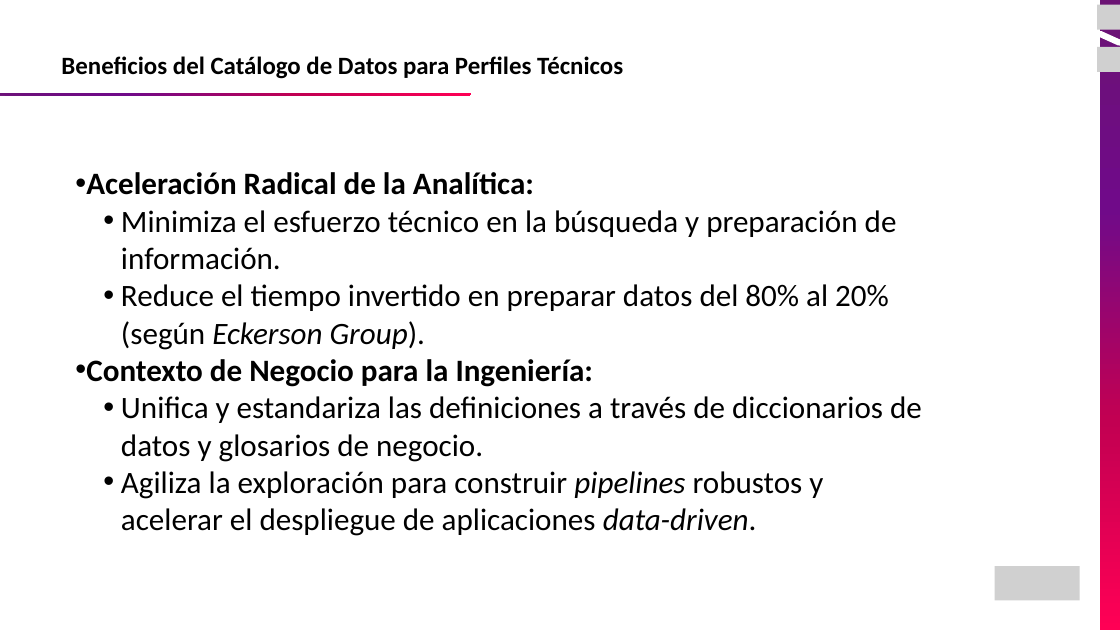
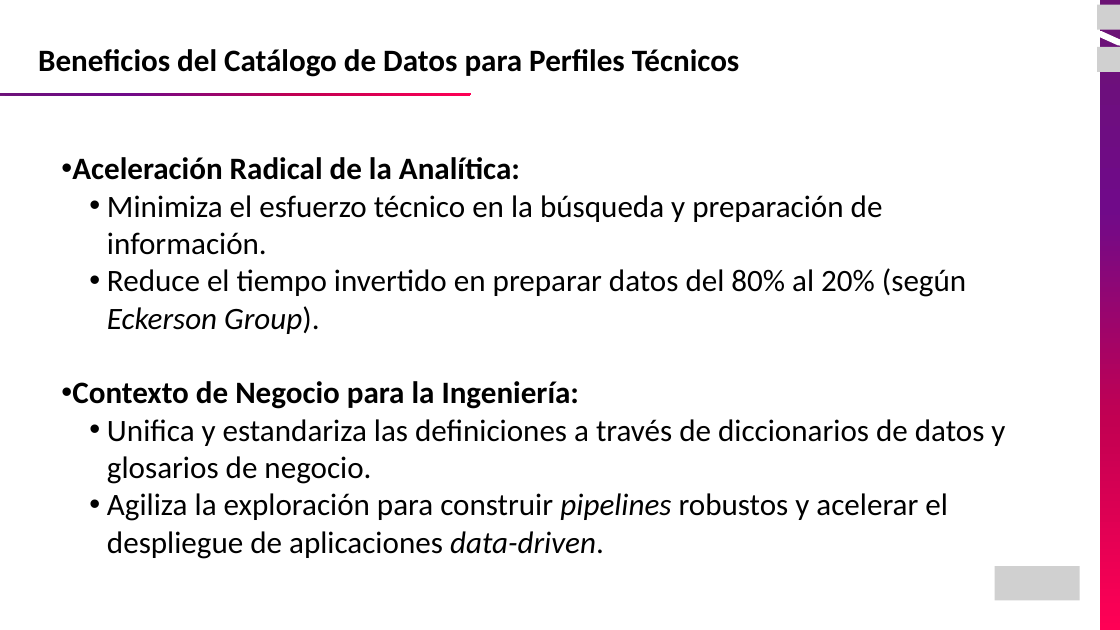
Before and after one commit to JEstebanMejiaV/curso-ingenieria-de-datos, a slide deck: slide 17 of modulo-06_Gobierno y Calidad de Datos/01_Introduccion Gobierno de Datos.pptx (slide 20 before the commit). Drawn at 1120x630 pixels with LibreOffice and Linux fonts; fonts in the diff are those of the drawing; grey boxes stand for pictures. Boxes give left, top, right and bottom in pixels: in the first picture for what was removed or moved away, otherwise in the second. Text is boxed around its words. In the diff, an @@ line names an element or a change of style, - is before the commit and + after.

Commit message:
Add practical workshops for Lake Formation access control and data quality auditing

```diff
--- a/modulo-06_Gobierno y Calidad de Datos/01_Introduccion Gobierno de Datos.pptx
+++ b/modulo-06_Gobierno y Calidad de Datos/01_Introduccion Gobierno de Datos.pptx
@@ text "Beneficios del Catálogo de Datos ...": place and size @@
-text "Beneficios del Catálogo de Datos ..." at (61,56,623,79)
+text "Beneficios del Catálogo de Datos ..." at (38,49,740,77)
@@ text "Beneficios del Catálogo de Datos ..." at (38,49,740,77): size 32 to 40 pt @@
@@ text "Aceleración Radical de la Analítica:" rewrapped from (86,172,922,536) to (72,157,1005,559) @@
```
Also in this commit, not shown: 16 other slides changed, 2 slides added, 5 slides removed, 3 other files.
